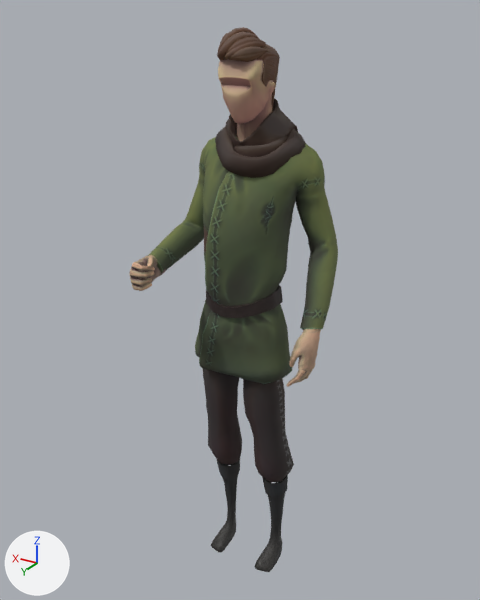
Before and after pictures for a commit that changed the FBX model 0_Final Exports/Player Character/ThirdPersonModel + Animation/SK_PlayCh.fbx.
Camera for both pictures: a camera (50 mm lens) standing at (-0.967, 1.631, 1.838) and looking at (0.004, 0.012, 1.028). Every picture has the same lights, and +X, +Y and +Z are marked at lower left. Both versions are drawn at the pose saved in each file; the numbers are the values there.

In view in the first picture: 'mc_body.002', 'mc_clothing.001', 'mc_clothing.002'.
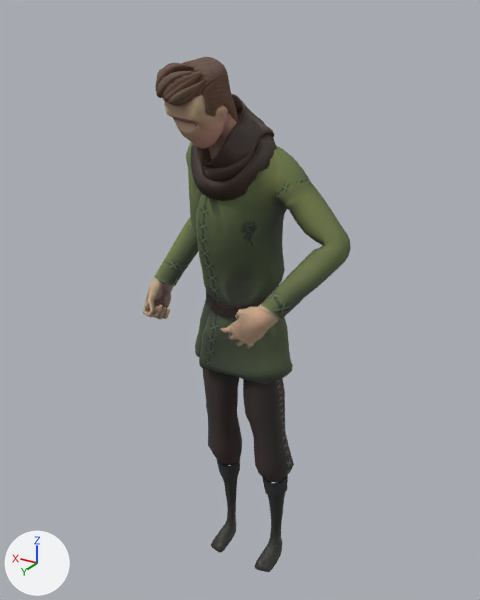
Changed parts and their boxes [x1, y1, x2, y2] in the pictures (480 x 600 px; the box of a moved part takes in the faces that stretch with it):
'mc_clothing.001', reshaped: before [148, 98, 338, 384]; after [154, 94, 351, 384]
'mc_body.001', added: after [142, 57, 280, 349]
'mc_body.002', deleted: before [129, 27, 321, 387]
part 1 of me_low_body_004, moved or reshaped: before [226, 98, 298, 147]; after [196, 94, 274, 168]
part 2 of me_low_body_004, moved or reshaped: before [148, 126, 338, 330]; after [154, 134, 351, 321]

Edits to the bpy script that builds the scene:
```text
Change me_low_body_004:
    used by ob_mc_clothing_001; location = (0.0, 0.0, 0.0)
    remove me_low_body_004.from_pydata(...)  # 1823 vertices, 1678 faces; spans x -0.268..0.259, y -0.206..0.2, z 0.792..1.621
    add me_low_body_004.from_pydata(...)  # 1823 vertices, 1678 faces; spans x -0.36..0.284, y -0.145..0.222, z 0.792..1.64
    me_low_body_004 part 1: the loose piece of 367 vertices spanning x -0.108..0.102, y -0.206..0.025, z 1.426..1.621 is multiplied about its middle by the matrix ((0.979, 0.198, 0.04), (-0.197, 0.897, 0.395), (0.042, -0.395, 0.918)), then moved by (0.0, 0.15, 0.004)
    me_low_body_004 part 2: 1158 of 1823 vertices moved; they spanned x -0.268..0.259, y -0.166..0.2, z 0.971..1.554 and now span x -0.36..0.284, y -0.145..0.222, z 1.022..1.56; mean shift (-0.008, 0.09, 0.01); largest move (-0.259, -0.025, 0.98) -> (-0.224, 0.22, 1.114)
Add me_hair_base1_001:
    me_hair_base1_001.from_pydata(...)  # 5254 vertices, 5305 faces; spans x -0.24..0.28, y 0.013..0.303, z 0.95..1.741
    me_hair_base1_001.materials.append(mat_mc_body_002)
Remove ob_mc_body_002:
    ob_mc_body_002 = bpy.data.objects.new('mc_body.002', me_hair_base1_002)
    ob_mc_body_002.location = (0.0, 0.0, 0.0)
Add ob_mc_body_001:
    ob_mc_body_001 = bpy.data.objects.new('mc_body.001', me_hair_base1_001)
    ob_mc_body_001.location = (0.0, 0.0, 0.0)
```
